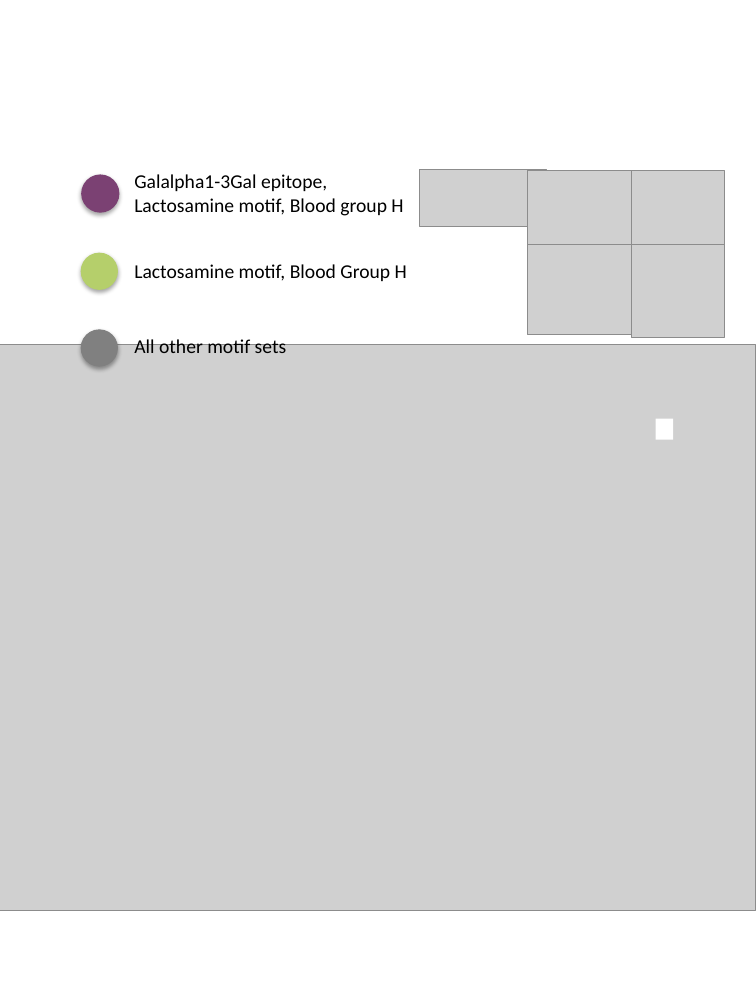
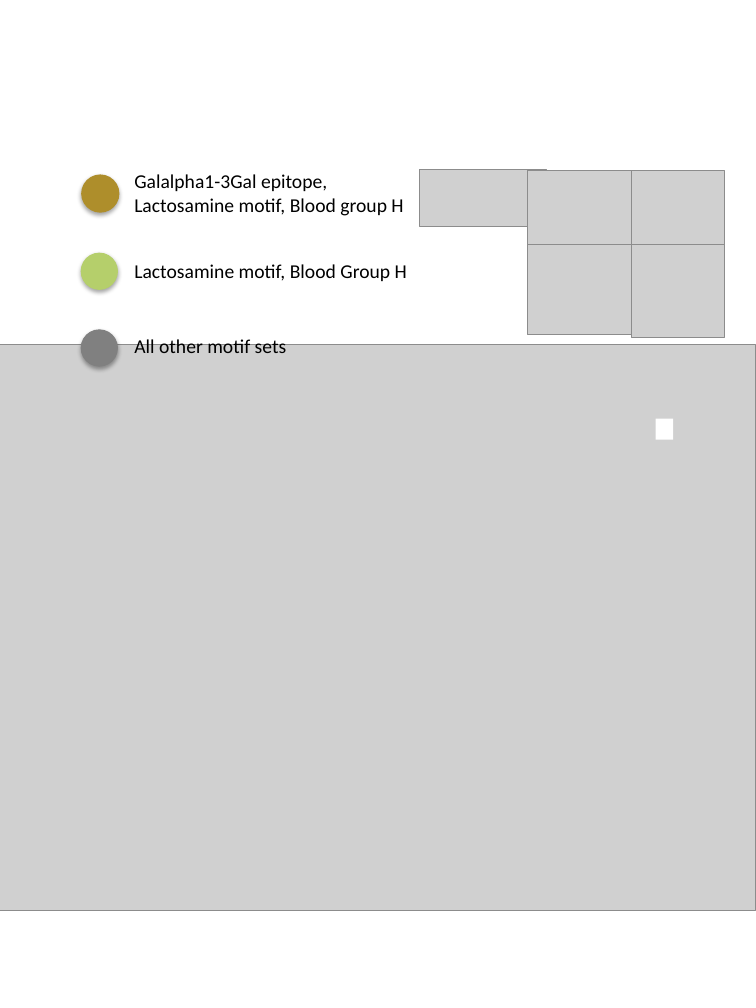
Before and after one commit to steveharg/glycans, a slide deck: slide 1 of docs/motif_similarity_exploration/Galalpha1-3Gal epitope, Lactosamine motif, Blood group H_vs_Lactosamine motif, Blood group H.pptx. Drawn at 756x1008 pixels with LibreOffice and Linux fonts; fonts in the diff are those of the drawing; grey boxes stand for pictures. Boxes give left, top, right and bottom in pixels: in the first picture for what was removed or moved away, otherwise in the second. Text is boxed around its words. In the diff, an @@ line names an element or a change of style, - is before the commit and + after.

```diff
--- a/docs/motif_similarity_exploration/Galalpha1-3Gal epitope, Lactosamine motif, Blood group H_vs_Lactosamine motif, Blood group H.pptx
+++ b/docs/motif_similarity_exploration/Galalpha1-3Gal epitope, Lactosamine motif, Blood group H_vs_Lactosamine motif, Blood group H.pptx
@@ ellipse at (x1=82, y1=174, x2=120, y2=213): fill #7B4173 to #AE8E2B @@
```
Also in this commit, not shown: 6 other files.
